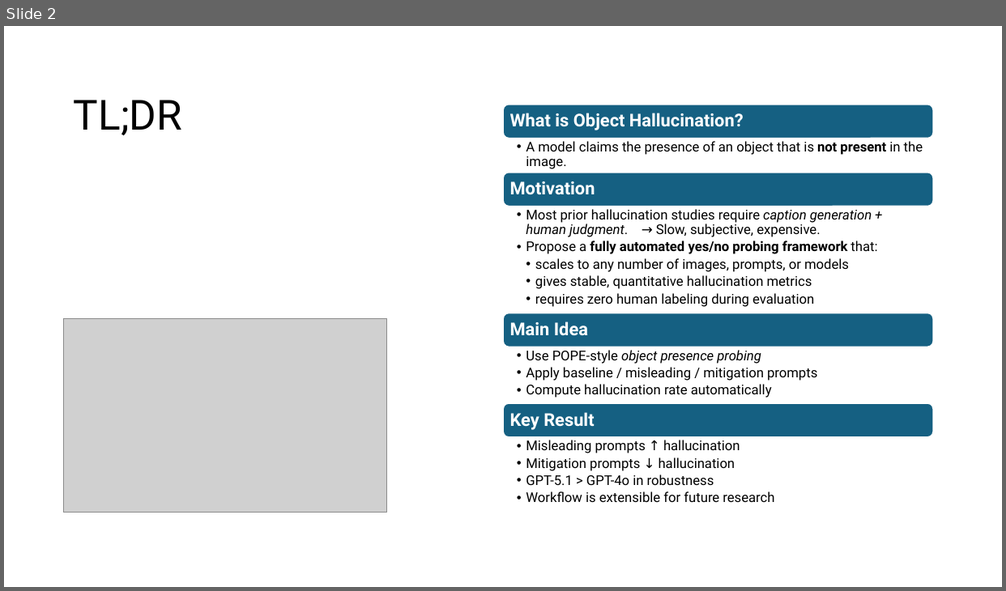
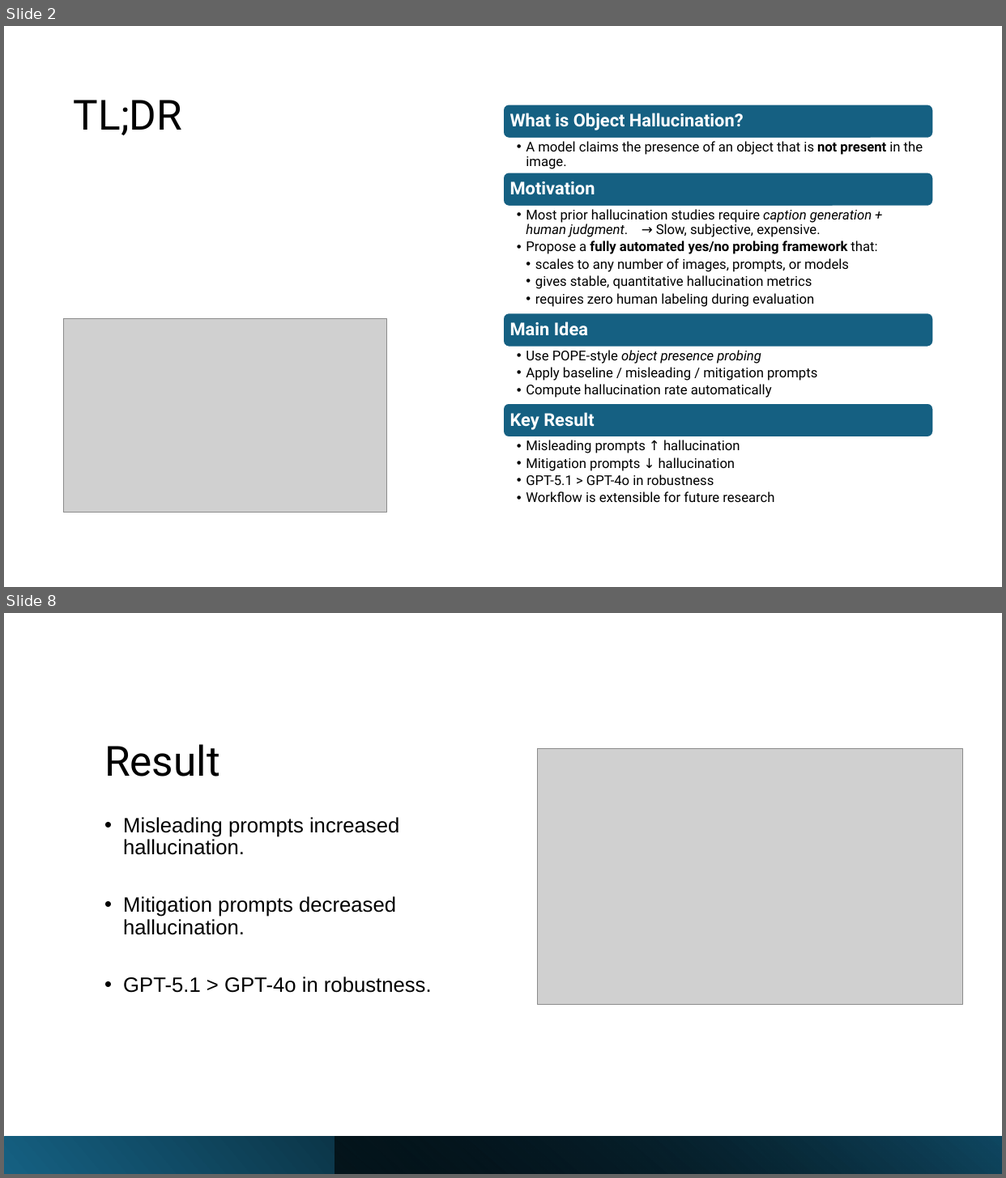
Before and after one commit to xxiao053/MRP--Mini-Research-Problem, a slide deck: presentation/A Scalable Workflow for Evaluating Object Hallucination in Multimodal LLMs.pptx. Shown one above the other, each under a label of ours: slide 2 before the commit, slides 2 and 8 after it; the slides between them are not shown. The pictures are 1006x591 and 1006x1178 pixels, drawn with LibreOffice and Linux fonts; fonts in the diff are those of the drawing; grey boxes stand for pictures. Boxes give left, top, right and bottom in pixels: in the first picture for what was removed or moved away, otherwise in the second. Text is boxed around its words. In the diff, an @@ line names an element or a change of style, - is before the commit and + after.

```diff
--- a/presentation/A Scalable Workflow for Evaluating Object Hallucination in Multimodal LLMs.pptx
+++ b/presentation/A Scalable Workflow for Evaluating Object Hallucination in Multimodal LLMs.pptx
@@ slide 8 added at (4, 613, 1002, 1174), background #FFFFFF @@
@@ title added at (104, 744, 220, 777), 40 pt, text #000000 @@
+Result
@@ picture added at (537, 749, 963, 1004) @@
@@ text added at (123, 817, 432, 993), 20 pt, text #000000 @@
+• Misleading prompts increased hallucination.
+• Mitigation prompts decreased hallucination.
+• GPT-5.1 > GPT-4o in robustness.
@@ rectangle added at (4, 1137, 1002, 1174), fill gradient #156082 to #000000 @@
@@ rectangle added at (335, 1137, 1002, 1174), fill gradient #000000 to #104862 @@
```
Also in this commit, not shown: 2 slides changed, 10 other slides added.
